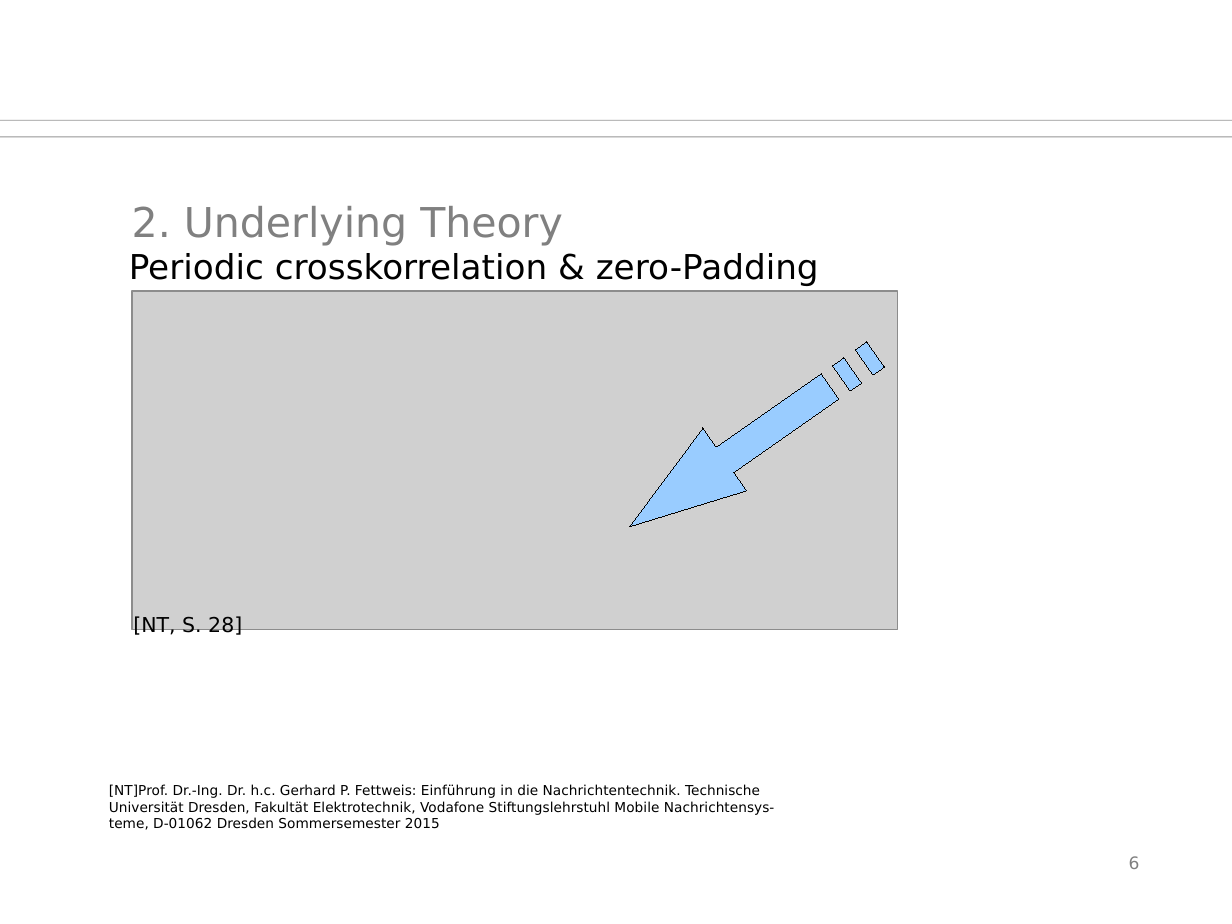
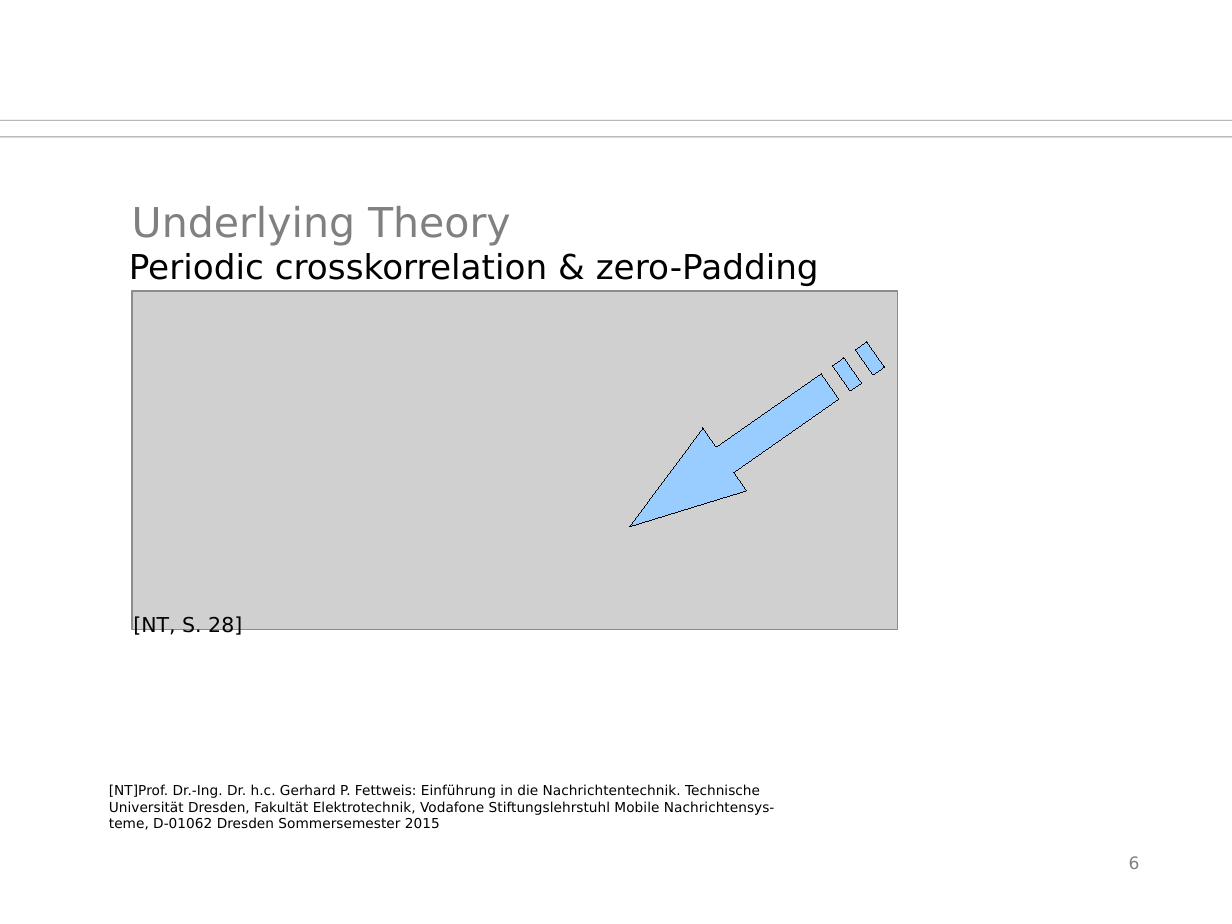
Before and after one commit to orgarten/Hauptseminar, a slide deck: slide 6 of Präsentation/btwf.odp. Drawn at 1232x924 pixels with LibreOffice and Linux fonts; fonts in the diff are those of the drawing; grey boxes stand for pictures; background and template pictures are left out. Boxes give left, top, right and bottom in pixels: in the first picture for what was removed or moved away, otherwise in the second. Text is boxed around its words. In the diff, an @@ line names an element or a change of style, - is before the commit and + after.

```diff
--- a/Präsentation/btwf.odp
+++ b/Präsentation/btwf.odp
@@ title at (132, 206, 511, 246): text changed @@
-2. Underlying Theory
+Underlying Theory
```
Also in this commit, not shown: 4 other slides changed, 1 slide added, 2 other files.
